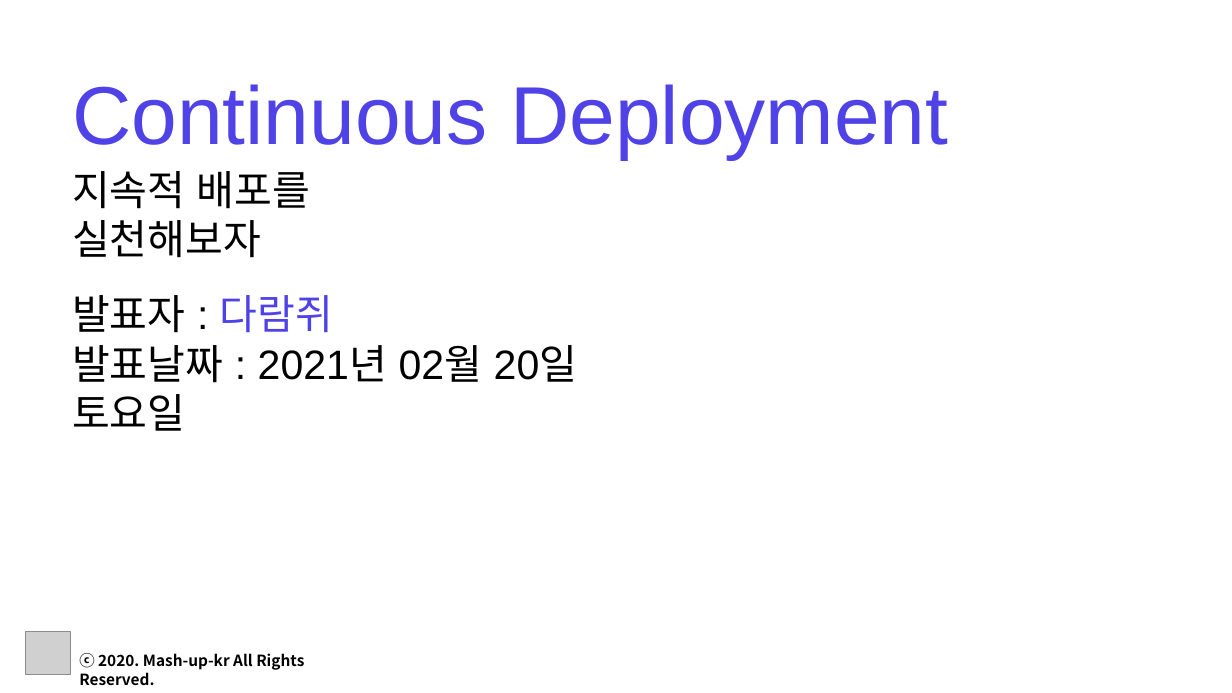
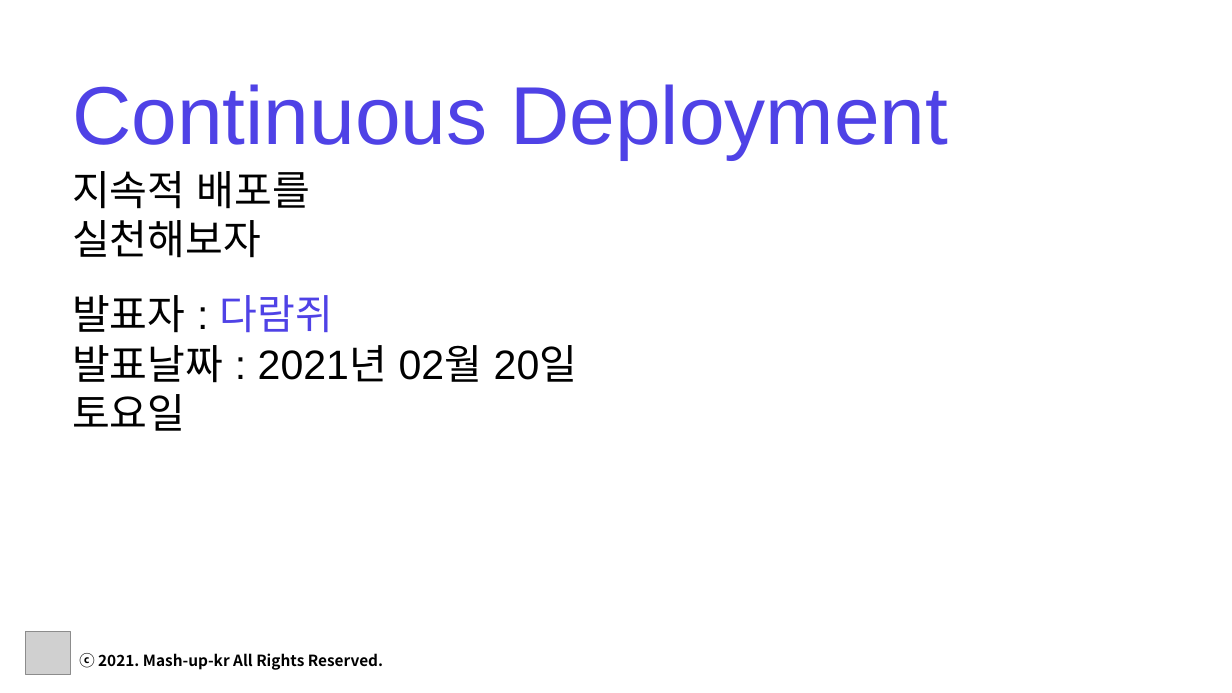
Before and after one commit to mash-up-kr/Backend_Seminar, a slide deck: slide 1 of 10th Node/Ten-min-Seminar/21.02.20 Continuous Deploy/Continuous Deployment.pptx. Drawn at 1232x693 pixels with LibreOffice and Linux fonts; fonts in the diff are those of the drawing; grey boxes stand for pictures. Boxes give left, top, right and bottom in pixels: in the first picture for what was removed or moved away, otherwise in the second. Text is boxed around its words. In the diff, an @@ line names an element or a change of style, - is before the commit and + after.

```diff
--- a/10th Node/Ten-min-Seminar/21.02.20 Continuous Deploy/Continuous Deployment.pptx
+++ b/10th Node/Ten-min-Seminar/21.02.20 Continuous Deploy/Continuous Deployment.pptx
@@ text at [79,653,383,670]: text changed @@
-ⓒ 2020. Mash-up-kr All Rights Reserved.
+ⓒ 2021. Mash-up-kr All Rights Reserved.
```
Also in this commit, not shown: 3 other files.
